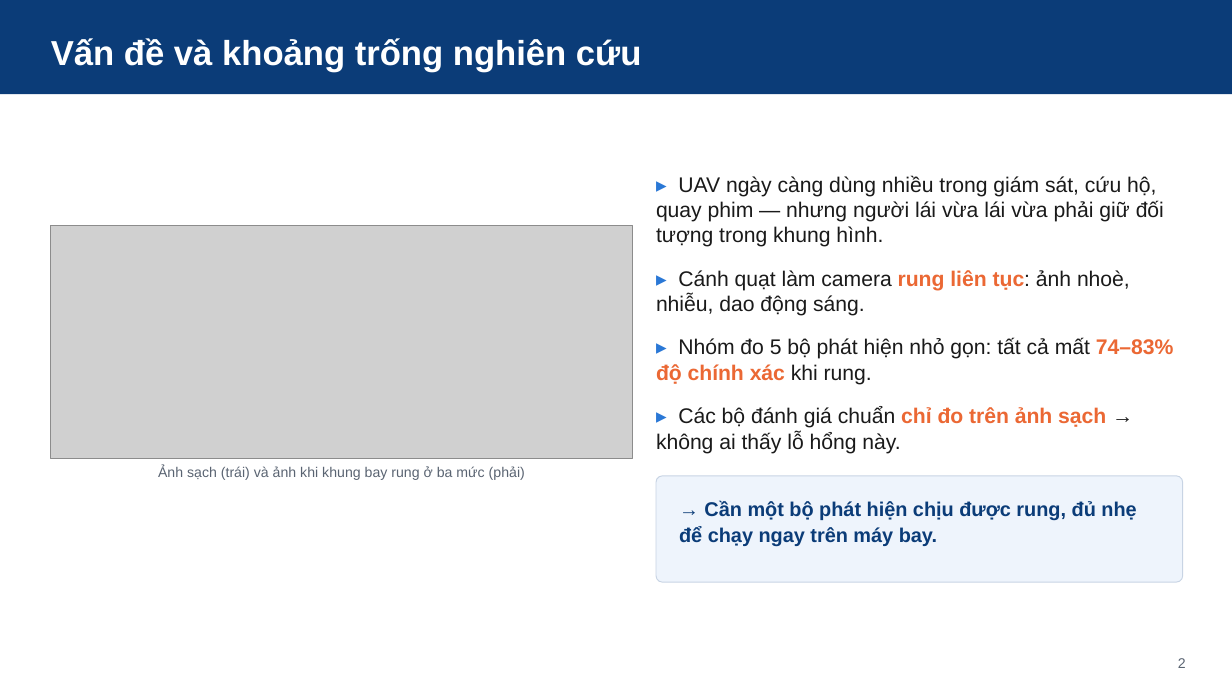
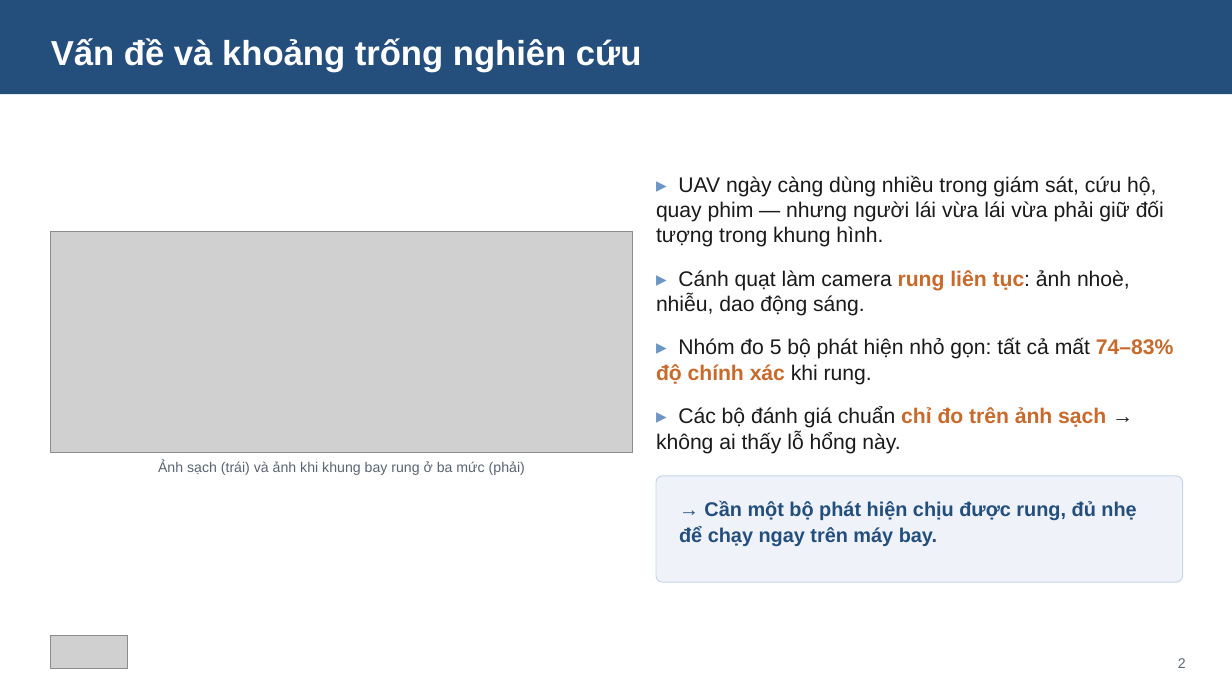
Before and after one commit to NhanHuynh2006/Drone_Following, a slide deck: slide 2 of nckh_SV2026-474/slides/SteadyDet-N_nghiem_thu_nhe.pptx. Drawn at 1232x693 pixels with LibreOffice and Linux fonts; fonts in the diff are those of the drawing; grey boxes stand for pictures. Boxes give left, top, right and bottom in pixels: in the first picture for what was removed or moved away, otherwise in the second. Text is boxed around its words. In the diff, an @@ line names an element or a change of style, - is before the commit and + after.

```diff
--- a/nckh_SV2026-474/slides/SteadyDet-N_nghiem_thu_nhe.pptx
+++ b/nckh_SV2026-474/slides/SteadyDet-N_nghiem_thu_nhe.pptx
@@ rectangle "Vấn đề và khoảng trống ..." at <box>0,0,1232,94</box>: fill #0B3C78 to #244E7C @@
@@ text "▸ UAV ngày càng dùng ..." at <box>656,175,1173,454</box>: text colour #2A78D6 to #6B95C5 in "▸", "▸", "▸", "▸"; text colour #EB6834 to #C86A2C in "rung liên tục:", "74–83% độ chính xác", "chỉ đo trên ảnh sạch" @@
@@ picture: place and size @@
-picture at <box>51,226,633,458</box>
+picture at <box>51,231,633,453</box>
@@ text "Ảnh sạch (trái) và ảnh ...": place and size @@
-text "Ảnh sạch (trái) và ảnh ..." at <box>158,466,525,480</box>
+text "Ảnh sạch (trái) và ảnh ..." at <box>158,461,525,475</box>
@@ rounded rectangle at <box>656,476,1183,582</box>: fill #EEF4FC to #EFF3F9; outline #C8D4E4 0.75 pt to #C6D6E9 0.75 pt @@
@@ text "→ Cần một bộ phát ..." at <box>679,501,1136,546</box>: text colour #0B3C78 to #244E7C @@
@@ picture added at <box>51,636,128,669</box> @@
```
Also in this commit, not shown: 24 other slides changed, 23 other files.
